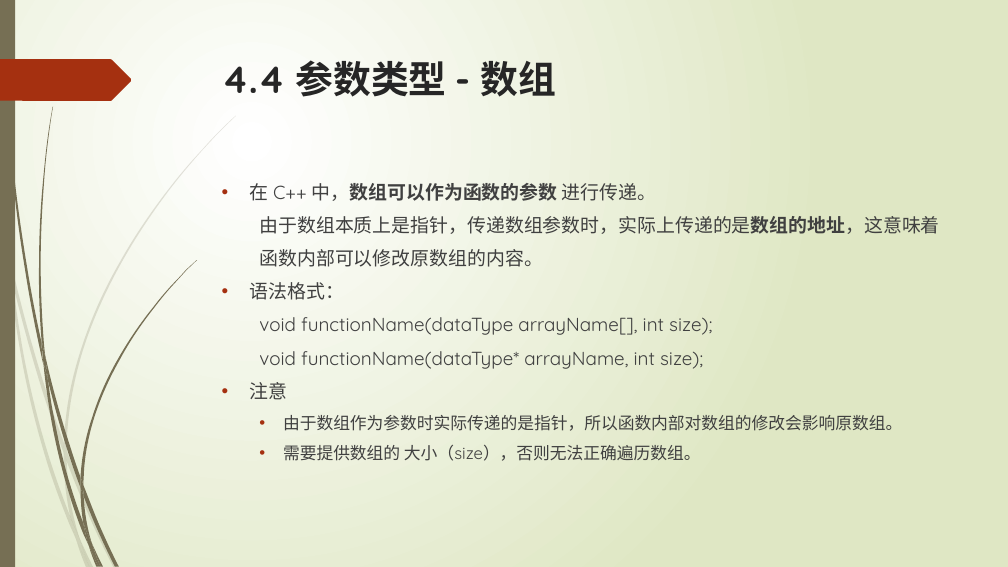
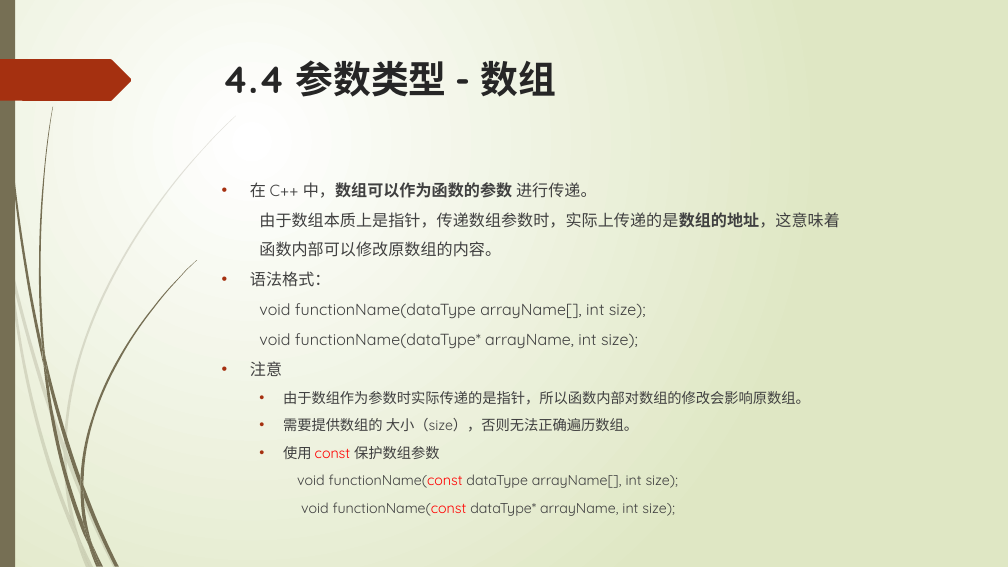
Before and after one commit to liuty2006/learn, a slide deck: slide 50 of learn_cpp/docs/C++语言培训.pptx. Drawn at 1008x567 pixels with LibreOffice and Linux fonts; fonts in the diff are those of the drawing. Boxes give left, top, right and bottom in pixels: in the first picture for what was removed or moved away, otherwise in the second. Text is boxed around its words. In the diff, an @@ line names an element or a change of style, - is before the commit and + after.

Commit message:
修改 - c4

```diff
--- a/learn_cpp/docs/C++语言培训.pptx
+++ b/learn_cpp/docs/C++语言培训.pptx
@@ text at (250, 182, 839, 432): size 18 to 15.3 pt in "在 C++ 中，数组可以作为函数的参数 进行传递。", "由于数组本质上是指针，传递数组参数时，实际上传递的是数组的地址，这意味着", "函数内部可以修改原数组的内容。", "语法格式：" and 3 more places; size 16 to 13.6 pt in "由于数组作为参数时实际传递的是指针，所以函数内部对数组的修改会影响原数组。", "需要提供数组的 大小（size），否则无法正确遍历数组。" @@
@@ text at (283, 446, 678, 488): paragraphs added @@
+  • 使用 const 保护数组参数
+  void functionName(const dataType arrayName[], int size);
+  void functionName(const dataType* arrayName, int size);
```
Also in this commit, not shown: 1 other slide changed, 5 other files.
